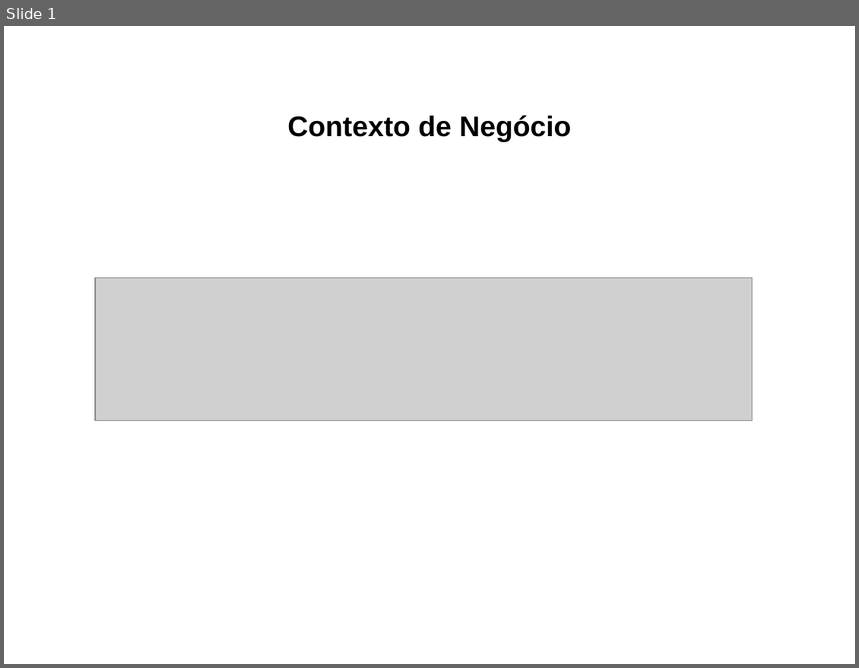
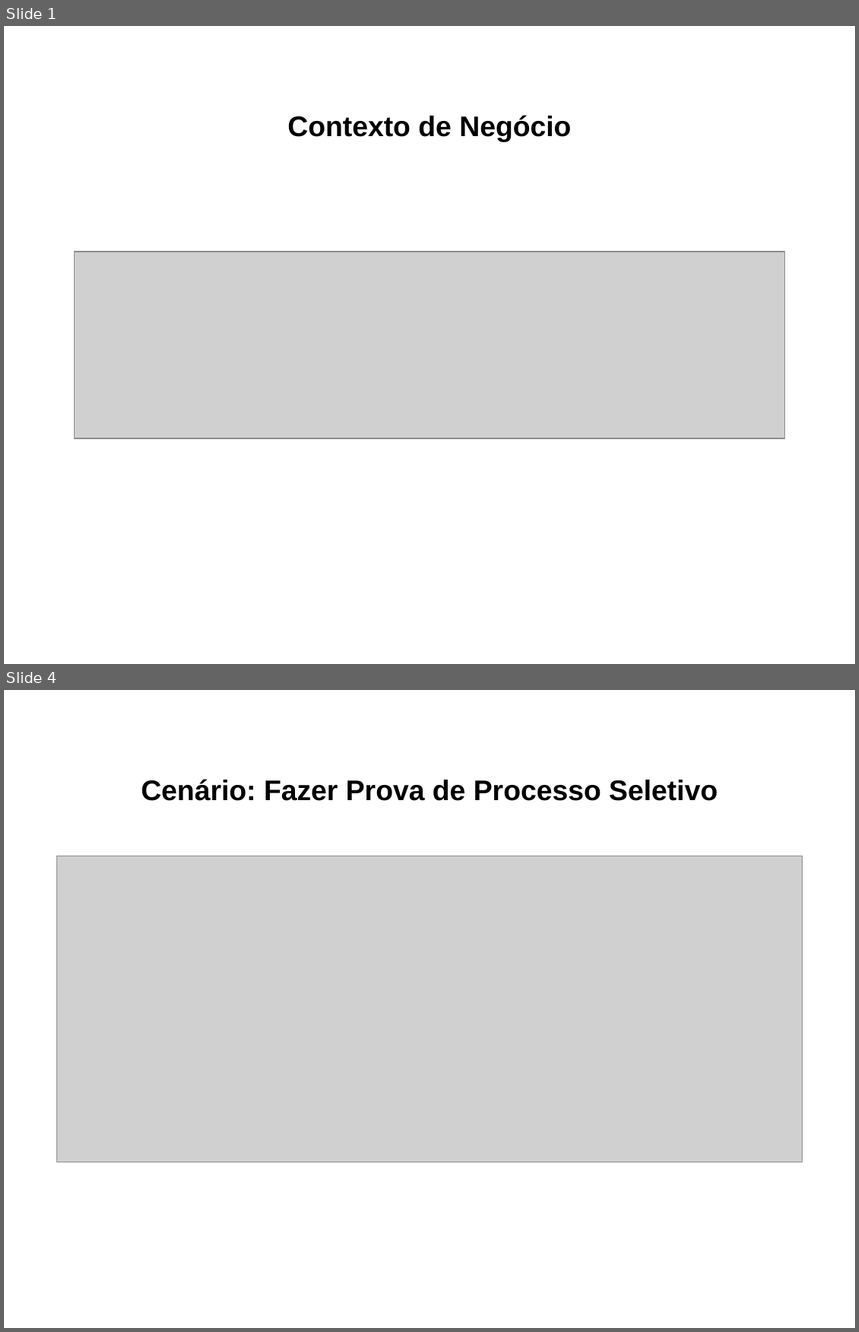
Before and after one commit to leozabotto/smart-owl, a slide deck: Artefatos/15 - Arquitetura de Negócio para cada Cenário.pptx. Shown one above the other, each under a label of ours: slide 1 before the commit, slides 1 and 4 after it; the slides between them are not shown. The pictures are 859x668 and 859x1332 pixels, drawn with LibreOffice and Linux fonts; fonts in the diff are those of the drawing; grey boxes stand for pictures. Boxes give left, top, right and bottom in pixels: in the first picture for what was removed or moved away, otherwise in the second. Text is boxed around its words. In the diff, an @@ line names an element or a change of style, - is before the commit and + after.

```diff
--- a/Artefatos/15 - Arquitetura de Negócio para cada Cenário.pptx
+++ b/Artefatos/15 - Arquitetura de Negócio para cada Cenário.pptx
@@ slide 4 added at (4,690,855,1328), background #FFFFFF @@
@@ text added at (141,779,718,801), 24 pt, text #000000, bold @@
+Cenário: Fazer Prova de Processo Seletivo
@@ picture added at (56,856,803,1163) @@
@@ slide 1 changed as well @@
@@ picture: place and size @@
-picture at (95,278,752,421)
+picture at (75,252,785,439)
```
Also in this commit, not shown: 1 other slide changed, 3 other slides added, 2 slides removed, 18 other files.
